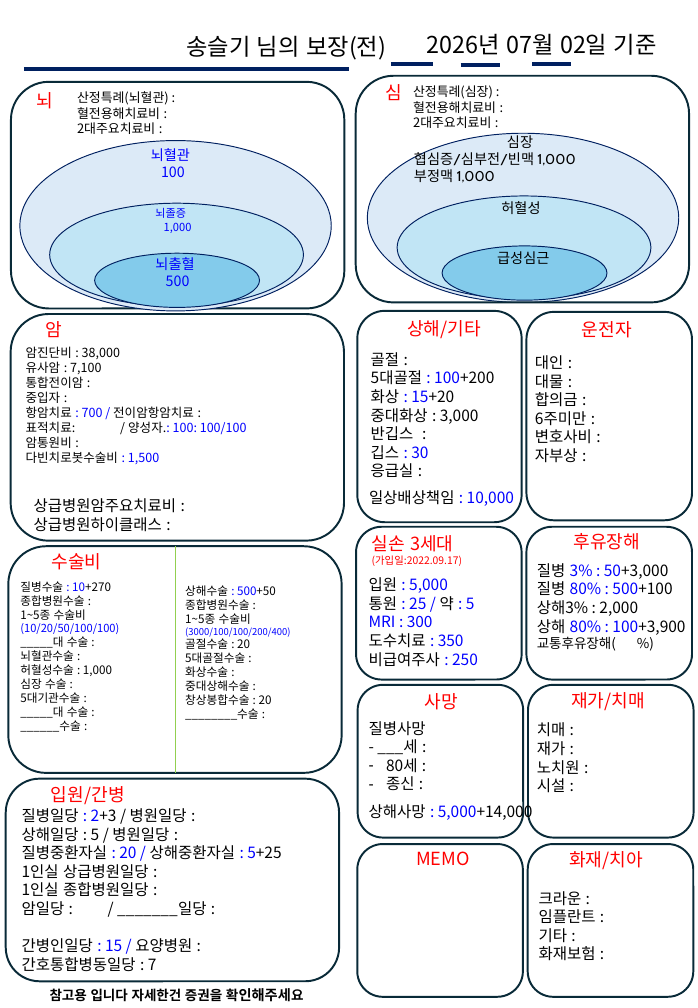
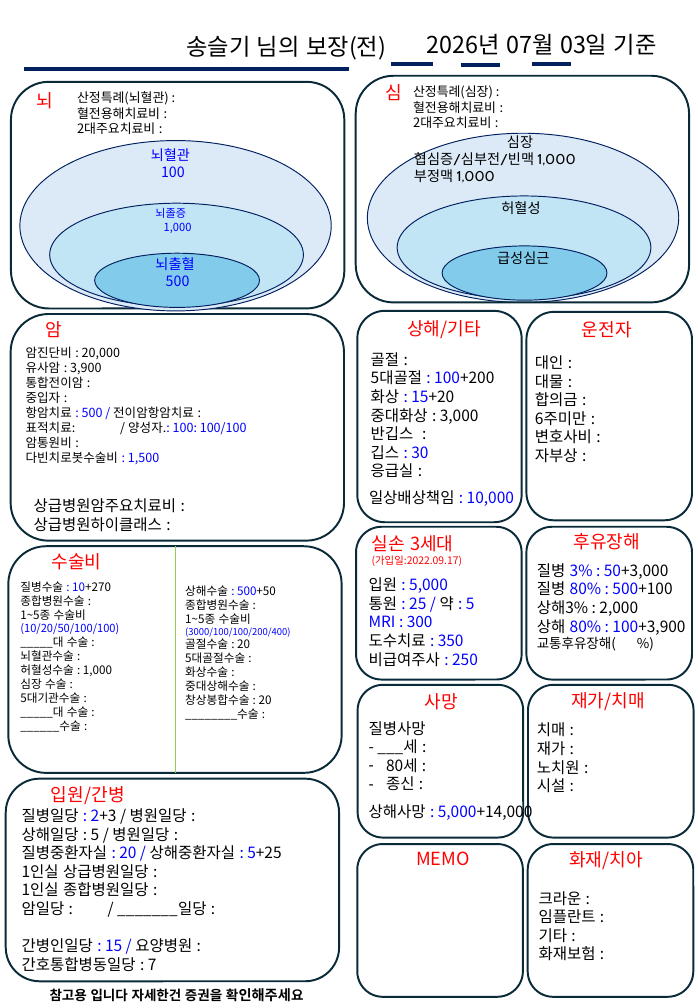
Before and after one commit to bokkile83-ui/barum-bunseok-backend, a slide deck: slide 1 of 보장분석지_송슬기.pptx. Drawn at 698x1008 pixels with LibreOffice and Linux fonts; fonts in the diff are those of the drawing. Boxes give left, top, right and bottom in pixels: in the first picture for what was removed or moved away, otherwise in the second. Text is boxed around its words. In the diff, an @@ line names an element or a change of style, - is before the commit and + after.

```diff
--- a/보장분석지_송슬기.pptx
+++ b/보장분석지_송슬기.pptx
@@ text at (427, 33, 657, 55): text changed @@
-2026년 07월 02일 기준
+2026년 07월 03일 기준
@@ text at (26, 346, 120, 374): text changed @@
-암진단비 : 38,000
-유사암 : 7,100
+암진단비 : 20,000
+유사암 : 3,900
@@ text at (26, 406, 194, 418): text changed @@
-항암치료 : 700 / 전이암항암치료 :
+항암치료 : 500 / 전이암항암치료 :
```
Also in this commit, not shown: 10 other files.
